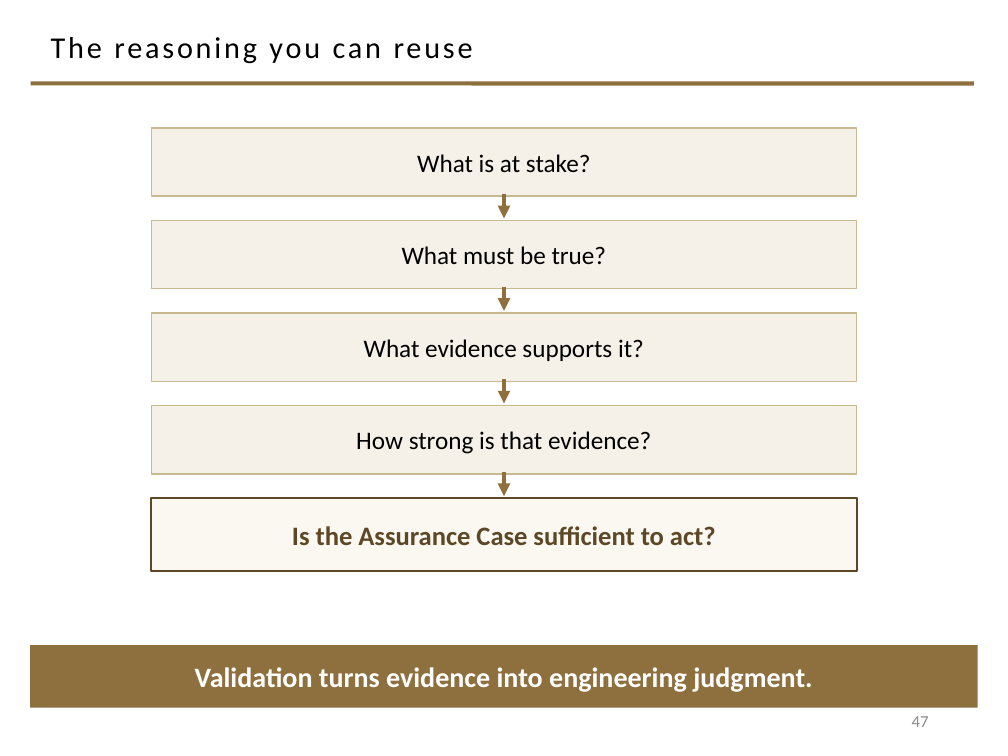
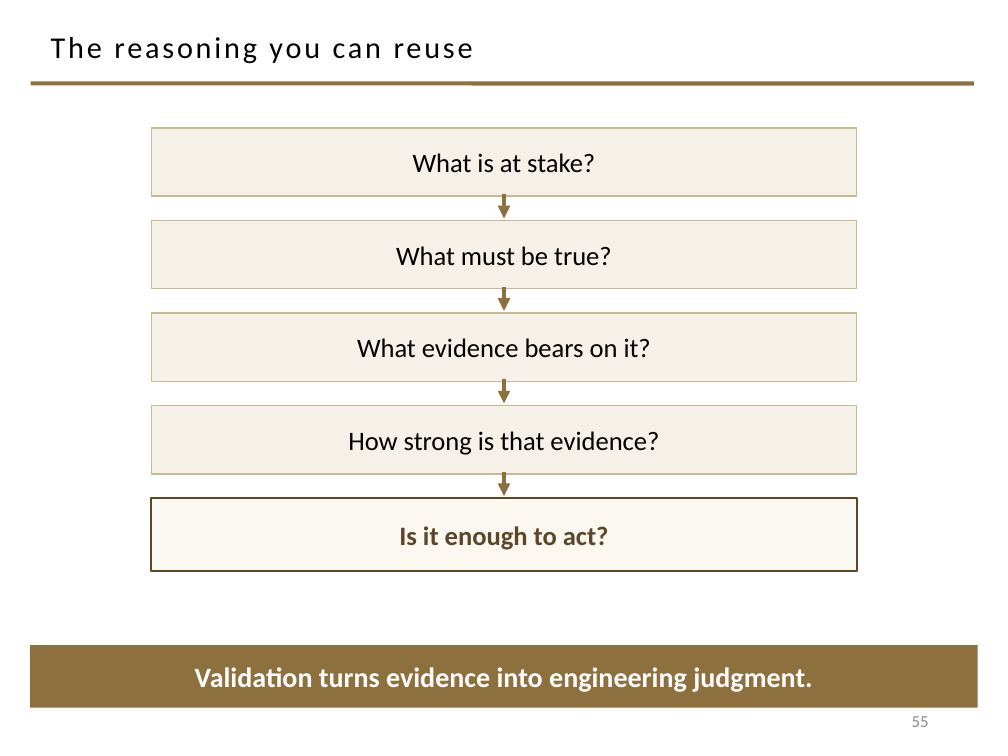
Before and after one commit to davisjam/model-based-agentic-software-engineering, a slide deck: slide 55 of course/lectures/act-1-foundations/08-validation/1-8-Validation.pptx (slide 47 before the commit). Drawn at 1008x756 pixels with LibreOffice and Linux fonts; fonts in the diff are those of the drawing; background and template pictures are left out. Boxes give left, top, right and bottom in pixels: in the first picture for what was removed or moved away, otherwise in the second. Text is boxed around its words. In the diff, an @@ line names an element or a change of style, - is before the commit and + after.

```diff
--- a/course/lectures/act-1-foundations/08-validation/1-8-Validation.pptx
+++ b/course/lectures/act-1-foundations/08-validation/1-8-Validation.pptx
@@ text in rectangle at (357,338,651,358): text changed; size 18 to 19 pt @@
-What evidence supports it?
+What evidence bears on it?
@@ size 18 to 19 pt in 3 elements at (151,128,857,197), (151,221,857,289), (151,405,857,474) @@
@@ text in rectangle at (399,526,609,550): text changed @@
-Is the Assurance Case sufficient to act?
+Is it enough to act?
@@ page number at (912,716,929,727): text changed @@
-47
+55
```
Also in this commit, not shown: 22 other slides changed, 15 slides added, 7 slides removed.
